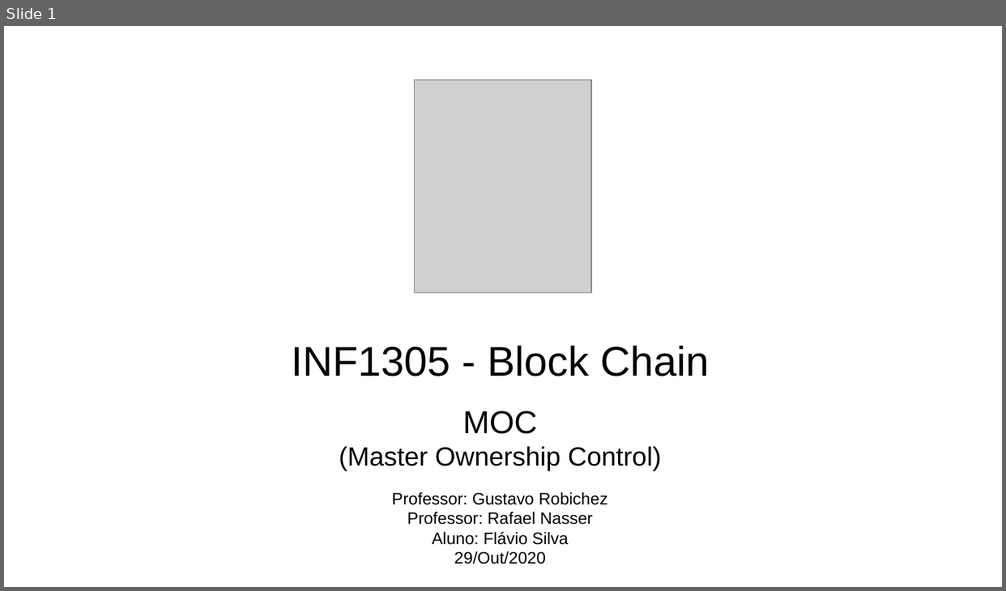
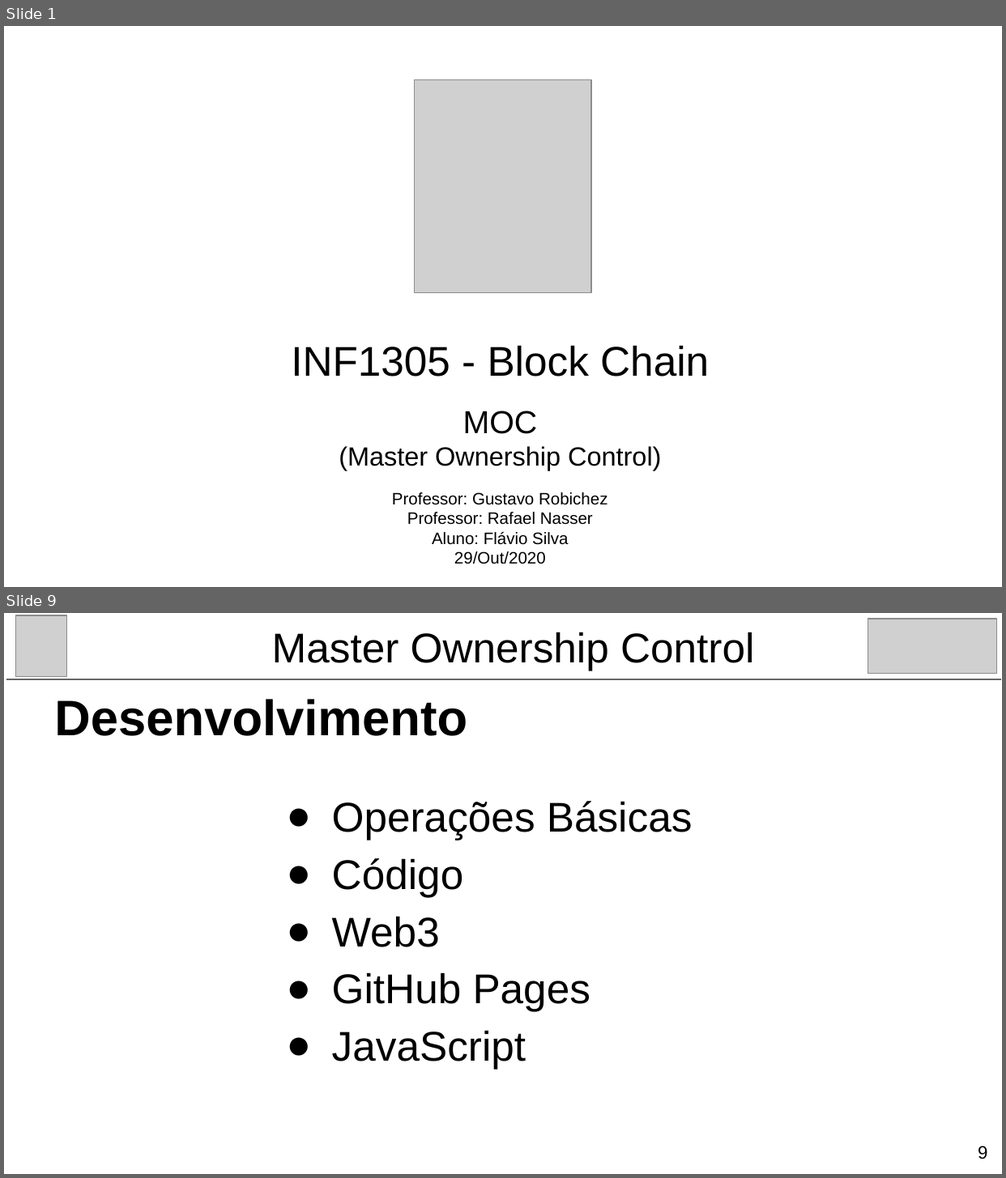
Before and after one commit to frajola-puc/frajola-puc.github.io, a slide deck: ppt/INF1305-TCII-Blockchain-T1-Ownership-14.21526-FlavioSilva-v201108.2214.pptx. Shown one above the other, each under a label of ours: slide 1 before the commit, slides 1 and 9 after it; the slides between them are not shown. The pictures are 1006x591 and 1006x1178 pixels, drawn with LibreOffice and Linux fonts; fonts in the diff are those of the drawing; grey boxes stand for pictures. Boxes give left, top, right and bottom in pixels: in the first picture for what was removed or moved away, otherwise in the second. Text is boxed around its words. In the diff, an @@ line names an element or a change of style, - is before the commit and + after.

```diff
--- a/ppt/INF1305-TCII-Blockchain-T1-Ownership-14.21526-FlavioSilva-v201108.2214.pptx
+++ b/ppt/INF1305-TCII-Blockchain-T1-Ownership-14.21526-FlavioSilva-v201108.2214.pptx
@@ slide 9 added at (4, 613, 1002, 1174), background #FFFFFF @@
@@ picture added at (16, 615, 67, 677) @@
@@ title added at (272, 632, 754, 671), 30 pt, text #000000 @@
+Master Ownership Control
@@ picture added at (868, 619, 997, 674) @@
@@ line added from (7, 680) to (1001, 680), #666666 1.5 pt @@
@@ title added at (54, 699, 467, 736), 36 pt, text #000000, bold @@
+Desenvolvimento
@@ text added at (332, 801, 692, 1069), 30 pt, text #000000 @@
+● Operações Básicas
+● Código
+● Web3
+● GitHub Pages
+● JavaScript
@@ page number added at (978, 1146, 987, 1160), 13 pt, text #000000 @@
+9
```
Also in this commit, not shown: 9 slides changed, 1 other slide added, 1 slide removed, 4 other files.
